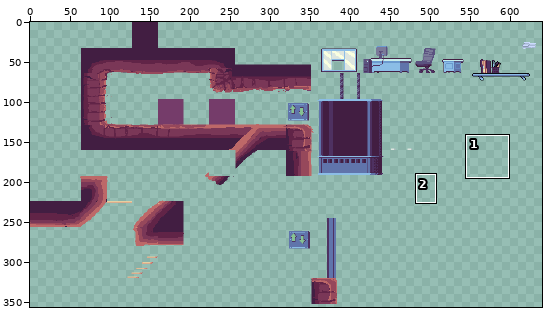
Edited in one commit: pixel-art file (assets/gfx/world/World Tileset.aseprite). Above: a wide view before the commit, with the close-up outlined.
Close-up. Old version:
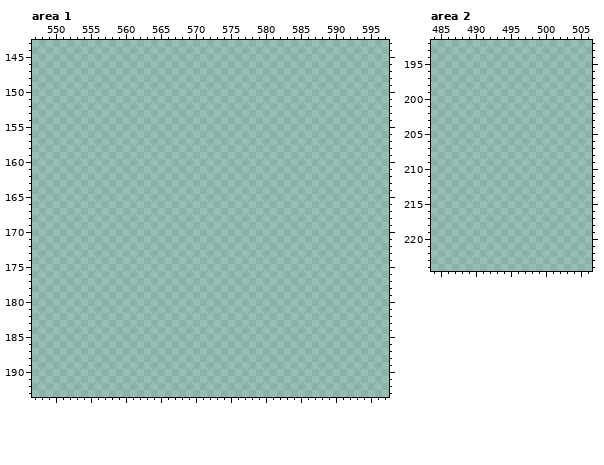
640x360 pixels, 1 frame. Shown: area 1: x 547..597, y 143..193; area 2: x 484..506, y 192..224. The wide view leaves out empty margins. The commit also changed other parts of the picture, which this record leaves out.
Once edited:
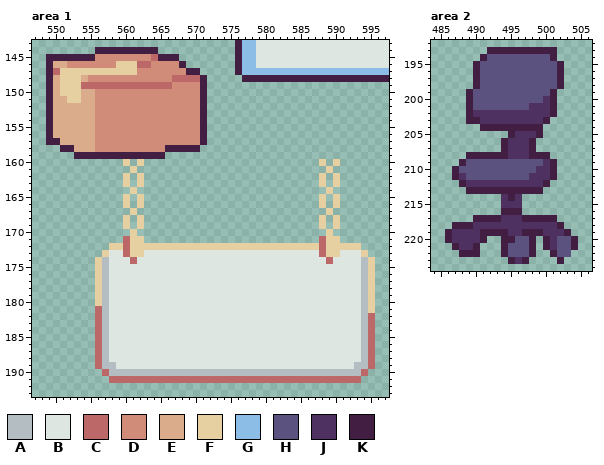
Palette (. is transparent): A #b4bec2  B #dde6e0  C #bd6868  D #d18b79  E #dbac8c  F #e6cfa1  G #8bbde6  H #5b5280  J #4e3161  K #421e42
Diff:
Area 1, layer "FG Tiles":
y 143: x 576..597 ...................... -> KGGBBBBBBBBBBBBBBBBBBB
y 144: x 556..564 ......... -> KKKKKKKKK; x 576..597 ...................... -> KGGBBBBBBBBBBBBBBBBBBB
y 145: x 549..567 ................... -> KKKKKKKDDDDDDDDCKKK; x 576..597 ...................... -> KGGBBBBBBBBBBBBBBBBBBB
y 146: x 549..568 .................... -> KEEDDDDDDDFFFCCDDDDK; x 576..597 ...................... -> KGGBBBBBBBBBBBBBBBBBBB
y 147: x 549..570 ...................... -> KCFFFFFFFFFFFDDDDDDDKK; x 576..597 ...................... -> KGGGGGGGGGGGGGGGGGGGGG
y 148: x 549..571 ....................... -> KEFFFEDDDDDDDDDDDDCCCCK; x 577..597 ..................... -> KKKKKKKKKKKKKKKKKKKKK
y 149: x 549..571 ....................... -> KEFFFCCCCCCCCCCCCCDDDDK
y 150: x 549..571 ....................... -> KEFFFEEDDDDDDDDDDDDDDDK
y 151: x 549..571 ....................... -> KEEFFEEDDDDDDDDDDDDDDDK
y 152..156: x 549..571 ....................... -> KEEEEEEDDDDDDDDDDDDDDDK
y 157: x 549..571 ....................... -> KKEEEEEDDDDDDDDDDDDDDDK
y 158: x 551..570 .................... -> KKEEEDDDDDDDDDDKKKKK
y 159: x 553..565 ............. -> KKKKKKKKKKKKK
y 160: x 560 . -> F; x 562 . -> F; x 588 . -> F; x 590 . -> F
y 161: x 561 . -> F; x 589 . -> F
y 162..163: x 560 . -> F; x 562 . -> F; x 588 . -> F; x 590 . -> F
y 164: x 561 . -> F; x 589 . -> F
y 165..166: x 560 . -> F; x 562 . -> F; x 588 . -> F; x 590 . -> F
y 167: x 561 . -> F; x 589 . -> F
y 168..169: x 560 . -> F; x 562 . -> F; x 588 . -> F; x 590 . -> F
y 170: x 561 . -> F; x 589 . -> F
y 171: x 560..562 ... -> CFF; x 588..590 ... -> CFF
y 172: x 558..593 .................................... -> FFCFFFFFFFFFFFFFFFFFFFFFFFFFFFCFFFFF
y 173: x 557..594 ...................................... -> FBBCFFBBBBBBBBBBBBBBBBBBBBBBBBBCFFBBBF
y 174: x 556..595 ........................................ -> FABBBCBBBBBBBBBBBBBBBBBBBBBBBBBBBCBBBBAF
y 175..180: x 556..595 ........................................ -> FABBBBBBBBBBBBBBBBBBBBBBBBBBBBBBBBBBBBAF
y 181: x 556..595 ........................................ -> CABBBBBBBBBBBBBBBBBBBBBBBBBBBBBBBBBBBBAF
y 182..188: x 556..595 ........................................ -> CABBBBBBBBBBBBBBBBBBBBBBBBBBBBBBBBBBBBAC
y 189: x 556..595 ........................................ -> CAABBBBBBBBBBBBBBBBBBBBBBBBBBBBBBBBBBAAC
y 190: x 557..594 ...................................... -> CAAAAAAAAAAAAAAAAAAAAAAAAAAAAAAAAAAAAC
y 191: x 558..593 .................................... -> CCCCCCCCCCCCCCCCCCCCCCCCCCCCCCCCCCCC
Area 2, layer "FG Tiles":
y 193: x 492..501 .......... -> KKKKKKKKKK
y 194: x 491..501 ........... -> KHHHHHHHHHK
y 195..198: x 490..502 ............. -> KHHHHHHHHHHHK
y 199: x 489..501 ............. -> KHHHHHHHHHHHK
y 200: x 489..501 ............. -> KHHHHHHHHHHJK
y 201: x 489..501 ............. -> KHHHHHHHHJJJK
y 202: x 489..501 ............. -> KJJJJJJJJJJJK
y 203: x 489..500 ............ -> KKJJJJJJJJJK
y 204: x 491..499 ......... -> KKKKKKKKK
y 205: x 495..499 ..... -> KJJJK
y 206..207: x 494..498 ..... -> KJJJK
y 208: x 489..500 ............ -> KKKKKKJJJKKK
y 209: x 488..501 .............. -> KHHHHHHHHHHHJK
y 210: x 487..501 ............... -> KHHHHHHHHHHHJJK
y 211: x 487..501 ............... -> KJHHHHHHHHHJJJK
y 212: x 488..500 ............. -> KJJJJJJJJJJJK
y 213: x 489..499 ........... -> KKKKKKKKKKK
y 214: x 494..496 ... -> JKJ
y 215: x 494..496 ... -> JJJ
y 216: x 494..496 ... -> KKK
y 217: x 490..501 ............ -> KKKKJJJKKKKK
y 218: x 487..502 ................ -> KKKJJJJJJJJJJJJK
y 219: x 486..503 .................. -> KJJJJKKKKJJKKKJJJK
y 220: x 486..491 ...... -> KJJJJK; x 494..498 ..... -> KKHHK; x 500..504 ..... -> KJHHK
y 221: x 487..490 .... -> KJJK; x 494..498 ..... -> KHHHK; x 500..504 ..... -> KJHHK
y 222: x 488..490 ... -> KKK; x 494..498 ..... -> KHHHK; x 501..503 ... -> KHH
y 223: x 495..497 ... -> KJK; x 502 . -> K
Where, in picture pixels (left, top, right, bottom), the same in both close-ups:
added: (46, 40, 389, 383)
added: (445, 47, 578, 264)
